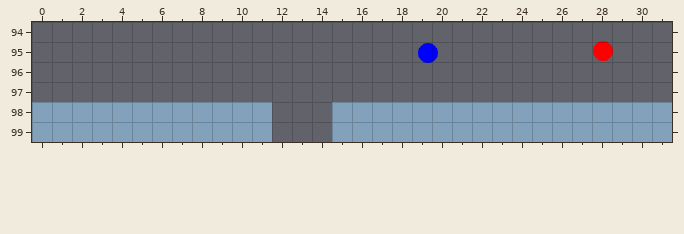
Tiled map, stored at core/assets/maps/geometry.tmx. That is the earlier state.
Cells are 32x32 px. Shown: x 0..31, y 94..99.
After:
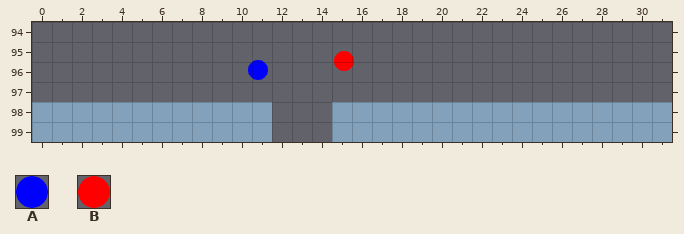
Key: from "level": A 1 "blue_circle", B 2 "red_circle".
Objects are placed by their top-left corner, in cells (3,4 is the top-left corner of cell 3,4); size is 1x1 cell unless given.
Diff:
{"where": "layer \"Actors\""}
{"was": "B \"red_circle\" at 28.1,95", "now": "B \"red_circle\" at 15.1,95.5"}
{"was": "A \"blue_circle\" at 19.3,95", "now": "A \"blue_circle\" at 10.8,95.9"}
